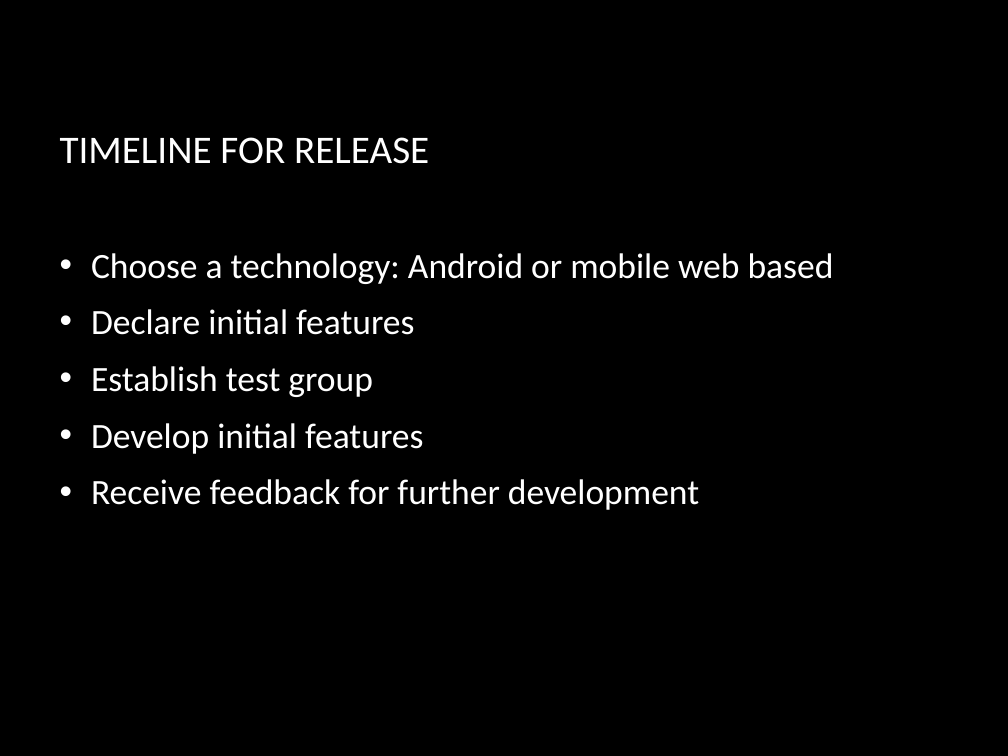
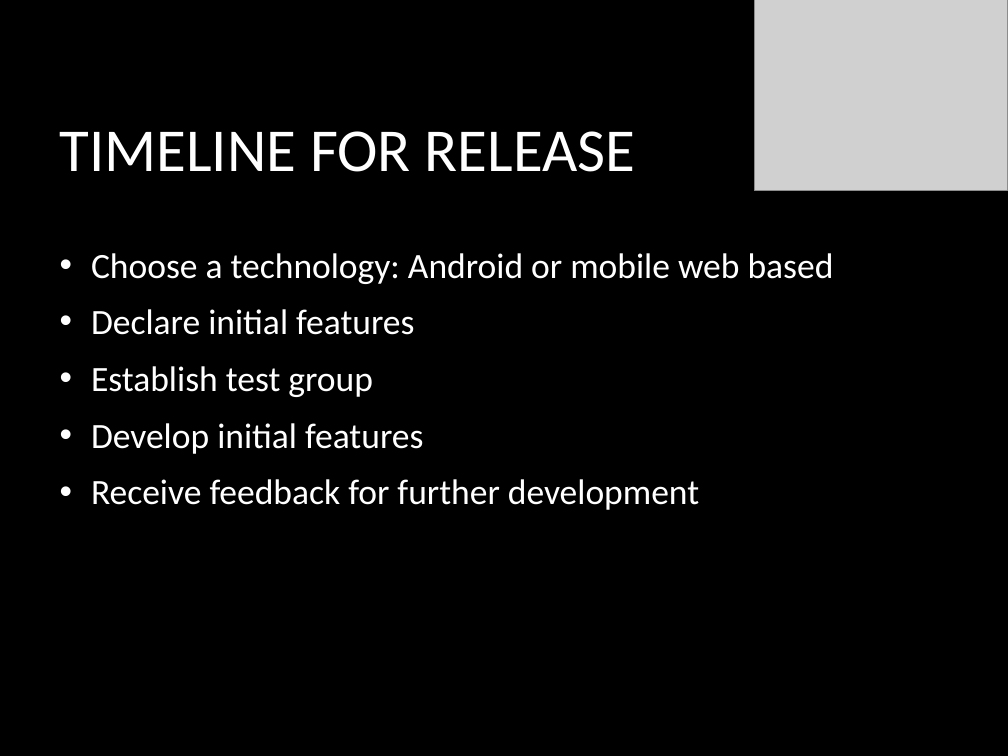
Before and after one commit to qrprat77/https---github.com-qrprat77-Biology_project, a slide deck: slide 9 of Resource/Bio_Presentation.pptx. Drawn at 1008x756 pixels with LibreOffice and Linux fonts; fonts in the diff are those of the drawing; grey boxes stand for pictures; background and template pictures are left out. Boxes give left, top, right and bottom in pixels: in the first picture for what was removed or moved away, otherwise in the second. Text is boxed around its words. In the diff, an @@ line names an element or a change of style, - is before the commit and + after.

```diff
--- a/Resource/Bio_Presentation.pptx
+++ b/Resource/Bio_Presentation.pptx
@@ picture added at <box>755,0,1008,190</box> @@
@@ title "TIMELINE FOR RELEASE" at <box>60,131,635,172</box>: size 30.9 to 48 pt @@
```
Also in this commit, not shown: 8 other slides changed.
